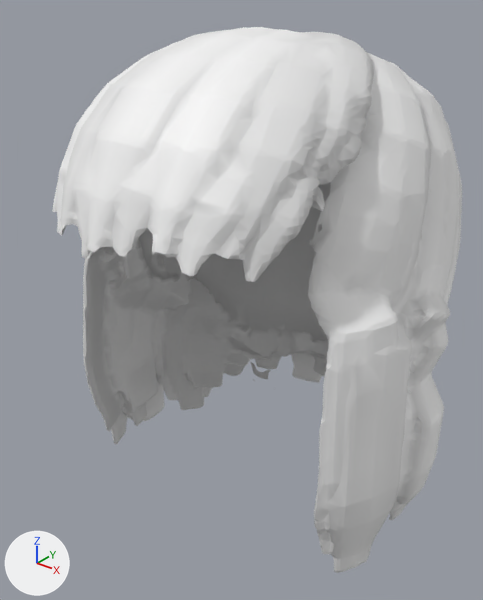
One commit to the glTF model chars/hair_male_bob.glb: the scene before it, then after it.
The view is the same before and after, from a 50 mm lens placed at (0.197, -0.318, 1.768), pointed at (-0.004, -0.067, 1.612). The axes (+X, +Y, +Z) are drawn at lower left. The lights are the same throughout. The first picture is the older version.

In view in the first picture: 'bob'.
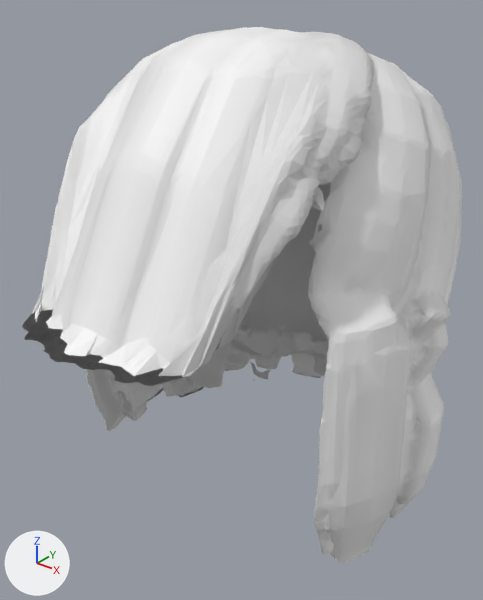
Location of each change, (x1, y1, x2, y2) in pixels of the pictures (483 x 600 px; the box of a moved part takes in the faces that stretch with it):
'bob', reshaped (7% wider): before (52, 27, 462, 573); after (22, 27, 462, 563)
part 1 of me_bob_001, moved or reshaped: before (52, 36, 327, 282); after (22, 36, 327, 386)
part 2 of me_bob_001, moved or reshaped: before (111, 366, 244, 444); after (114, 366, 244, 429)
part 3 of me_bob_001, moved or reshaped (mostly hidden): before (292, 366, 405, 573); after (292, 366, 404, 563)

The change, as a diff of the scene's bpy script:
```diff
--- a/chars/hair_male_bob.glb.py
+++ b/chars/hair_male_bob.glb.py
@@ me_bob_001 @@
 # used by ob_bob; location = (0.0, 0.0, 0.0)
-me_bob_001.from_pydata(...)  # 10999 vertices, 21995 faces; spans x -0.104..0.104, y -0.163..0.069, z 1.493..1.747
+me_bob_001.from_pydata(...)  # 10999 vertices, 21995 faces; spans x -0.104..0.104, y -0.187..0.069, z 1.509..1.747
+# me_bob_001 part 1: 1182 of 10999 vertices moved; they spanned x -0.058..0.058, y -0.163..-0.09, z 1.665..1.74 and now span x -0.058..0.058, y -0.187..-0.091, z 1.631..1.737; mean shift (0.0, -0.016, -0.043); largest move (0.035, -0.12, 1.706) -> (0.035, -0.144, 1.632)
+# me_bob_001 part 2: 264 of the vertices in x -0.096..-0.065, y -0.099..0.011, z 1.493..1.508 are scaled about their middle by (1, 1, 0), then moved by (0.0, 0.0, 0.008)
+# me_bob_001 part 3: 261 of the vertices in x -0.034..0.092, y -0.102..0.037, z 1.497..1.508 are scaled about their middle by (1, 1, 0), then moved by (0.0, 0.0, 0.006)
 me_bob_001.materials.append(mat_defaultmaterial)
```
